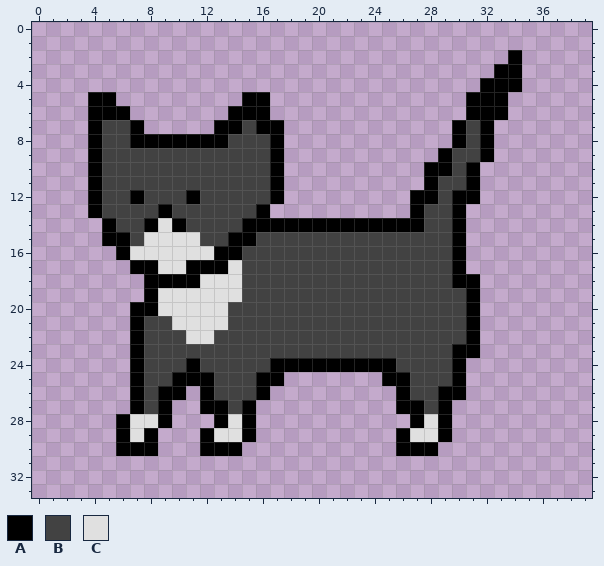
Two versions of one pixel-art sprite, graphics/animals/cat_1.png. This is how it looked before the edit.
The file is 40x34 pixels.
Palette (. is transparent): A #000000  B #424242  C #e0e0e0
After the commit:
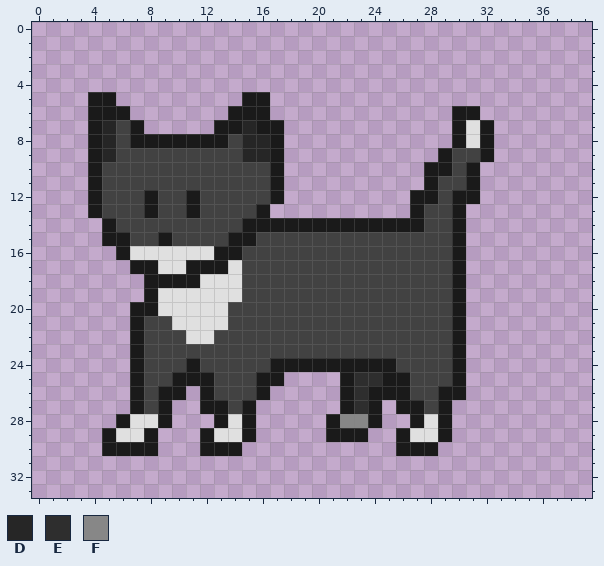
Colours new in this view: D #262626  E #2e2e2e  F #878787
Diff:
colour A: #000000 -> #1a1a1a
y 2: x 34 A -> .
y 3: x 33..34 AA -> ..
y 4: x 32..34 AAA -> ...
y 5: x 31..33 AAA -> ...
y 6: x 30 . -> A; x 32..33 AA -> ..
y 7: x 5 B -> D; x 15 B -> D; x 31 B -> C
y 8: x 5 B -> D; x 15..16 BB -> DD; x 31 B -> C
y 9: x 5 B -> D; x 15..16 BB -> DD
y 12: x 7..8 AB -> BA
y 13: x 8..9 BA -> AB; x 11 B -> A
y 14: x 8..10 ACA -> BBB
y 15: x 8..11 CCCC -> BABB
y 18: x 31 A -> .
y 19..22: x 30..31 BA -> A.
y 23: x 31 A -> .
y 25: x 22..24 ... -> AEE
y 26: x 22..25 .... -> AEAA
y 27: x 22..24 ... -> AEA
y 28: x 21..24 .... -> AFFA
y 29: x 5..6 .A -> AC; x 21..23 ... -> AAA
y 30: x 5 . -> A
Changed places in both pictures, as pixel boxes (x1, y1, x2, y2):
changed: (88, 50, 522, 456)
